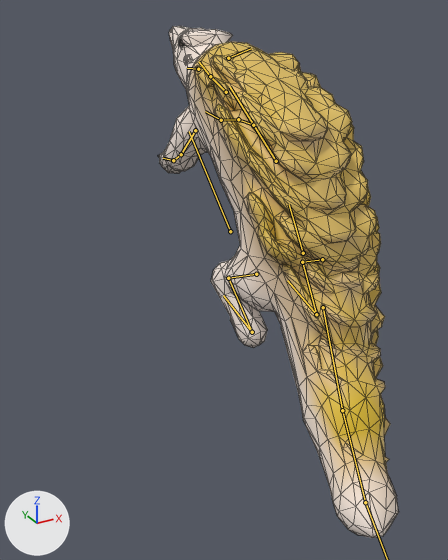
What one commit did to the glTF model game/art/models/battle/sunda_pangolin.glb.
The view is the same before and after, from a camera (50 mm lens) standing at (-0.464, -0.851, 0.404) and looking at (-0.054, -0.106, 0.031). Lighting does not change. The marker at lower left points along +X, +Y and +Z. The first picture is the older version. Both versions are drawn at frame 9 of the action 'victory'; the numbers are the values there. The bones that change, and the others that lie on the model, are drawn over the model as lines. Mesh edges are drawn as thin lines.

Objects in the first picture: 'sunda_pangolin_movie'.
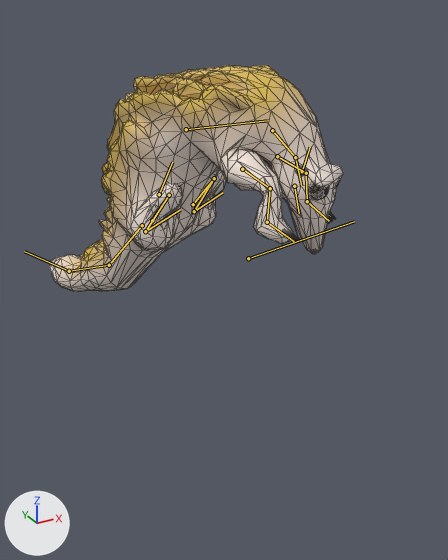
The edits, one by one:
Bone 'root' (bone_root) moves from (0.0, -0.03, 0.075) to (0.02, -0.054, 0.033).
Bone 'root' (bone_root) turns from (43, 0, 0) to (29, 0, -153) degrees about its own x, y and z.
Bone 'hips' (bone_hips) turns from (0, 0, 0) to (20, 0, 0) degrees about its own x, y and z.
Bone 'chest' (bone_chest) turns from (0, 0, 0) to (-29, 0, 0) degrees about its own x, y and z.
Bone 'neck' (bone_neck) turns from (-12, 0, 0) to (-52, 0, 4) degrees about its own x, y and z.
Bone 'head' (bone_head) turns from (18, 0, 0) to (-20, 0, 3) degrees about its own x, y and z.
Bone 'jaw' (bone_jaw) turns from (-26, 0, 0) to (0, 0, 0) degrees about its own x, y and z.
Bone 'ear.R' (bone_ear_r) turns from (-11, 0, -14) to (0, 0, 0) degrees about its own x, y and z.
Bone 'fl_upper.L' (bone_fl_upper_l) turns from (14, 0, 0) to (66, 0, 0) degrees about its own x, y and z.
Bone 'fl_lower.L' (bone_fl_lower_l) turns from (-23, 0, 0) to (-117, 0, 0) degrees about its own x, y and z.
Bone 'fl_foot.L' (bone_fl_foot_l) turns from (-17, 0, 0) to (29, 0, 0) degrees about its own x, y and z.
Bone 'fl_lower.R' (bone_fl_lower_r) turns from (-57, 0, 0) to (-117, 0, 0) degrees about its own x, y and z.
Bone 'fl_foot.R' (bone_fl_foot_r) turns from (-17, 0, 0) to (29, 0, 0) degrees about its own x, y and z.
Bone 'tail1' (bone_tail1) turns from (-20, 0, 12) to (-29, 0, 0) degrees about its own x, y and z.
Bone 'tail2' (bone_tail2) turns from (-20, 0, 12) to (-29, 0, -3) degrees about its own x, y and z.
Bone 'tail3' (bone_tail3) turns from (-20, 0, 12) to (-29, 0, -8) degrees about its own x, y and z.
Bone 'hl_upper.L' (bone_hl_upper_l) turns from (-17, 0, 0) to (52, 0, 0) degrees about its own x, y and z.
Bone 'hl_lower.L' (bone_hl_lower_l) turns from (-11, 0, 0) to (-80, 0, 0) degrees about its own x, y and z.
Bone 'hl_foot.L' (bone_hl_foot_l) turns from (20, 0, 0) to (34, 0, 0) degrees about its own x, y and z.
Bone 'hl_upper.R' (bone_hl_upper_r) turns from (-17, 0, 0) to (52, 0, 0) degrees about its own x, y and z.
Bone 'hl_lower.R' (bone_hl_lower_r) turns from (-11, 0, 0) to (-80, 0, 0) degrees about its own x, y and z.
Bone 'hl_foot.R' (bone_hl_foot_r) turns from (20, 0, 0) to (34, 0, 0) degrees about its own x, y and z.

Where the change shows, as pixel boxes [x1, y1, x2, y2] in the pictures (448 x 560 px):
'sunda_pangolin_movie', posed (22% wider, 56% shorter): before [158, 26, 399, 538]; after [49, 65, 343, 292]
bone 'root', root to tip: before (230, 231) to (189, 131); after (248, 258) to (354, 221)
bone 'hips', root to tip: before (303, 253) to (289, 204); after (159, 194) to (172, 162)
bone 'chest', root to tip: before (276, 161) to (230, 87); after (186, 129) to (268, 120)
bone 'neck', root to tip: before (226, 92) to (210, 76); after (272, 130) to (295, 157)
bone 'head', root to tip: before (210, 76) to (199, 62); after (295, 157) to (301, 186)
bone 'jaw', root to tip: before (198, 69) to (187, 68); after (294, 186) to (299, 213)
bone 'ear.R', root to tip: before (228, 58) to (251, 48); after (302, 171) to (310, 147)
bone 'fl_upper.L', root to tip: before (195, 130) to (181, 154); after (277, 156) to (306, 173)
bone 'fl_lower.L', root to tip: before (181, 154) to (173, 160); after (306, 173) to (307, 201)
bone 'fl_foot.L', root to tip: before (173, 160) to (163, 158); after (307, 201) to (329, 221)
bone 'fl_lower.R', root to tip: before (238, 119) to (221, 120); after (270, 188) to (267, 222)
bone 'fl_foot.R', root to tip: before (221, 120) to (205, 111); after (267, 222) to (294, 241)
bone 'tail1', root to tip: before (323, 307) to (342, 410); after (142, 225) to (109, 265)
bone 'tail2', root to tip: before (342, 410) to (365, 502); after (109, 265) to (69, 271)
bone 'hl_upper.L', root to tip: before (256, 274) to (228, 278); after (193, 204) to (214, 178)
bone 'hl_lower.L', root to tip: before (228, 278) to (252, 332); after (214, 178) to (194, 211)
bone 'hl_foot.L', root to tip: before (252, 332) to (223, 295); after (194, 211) to (223, 192)
bone 'hl_upper.R', root to tip: before (322, 259) to (302, 262); after (152, 220) to (169, 195)
bone 'hl_lower.R', root to tip: before (302, 262) to (316, 314); after (169, 195) to (145, 231)
bone 'hl_foot.R', root to tip: before (316, 314) to (287, 280); after (145, 231) to (180, 209)
